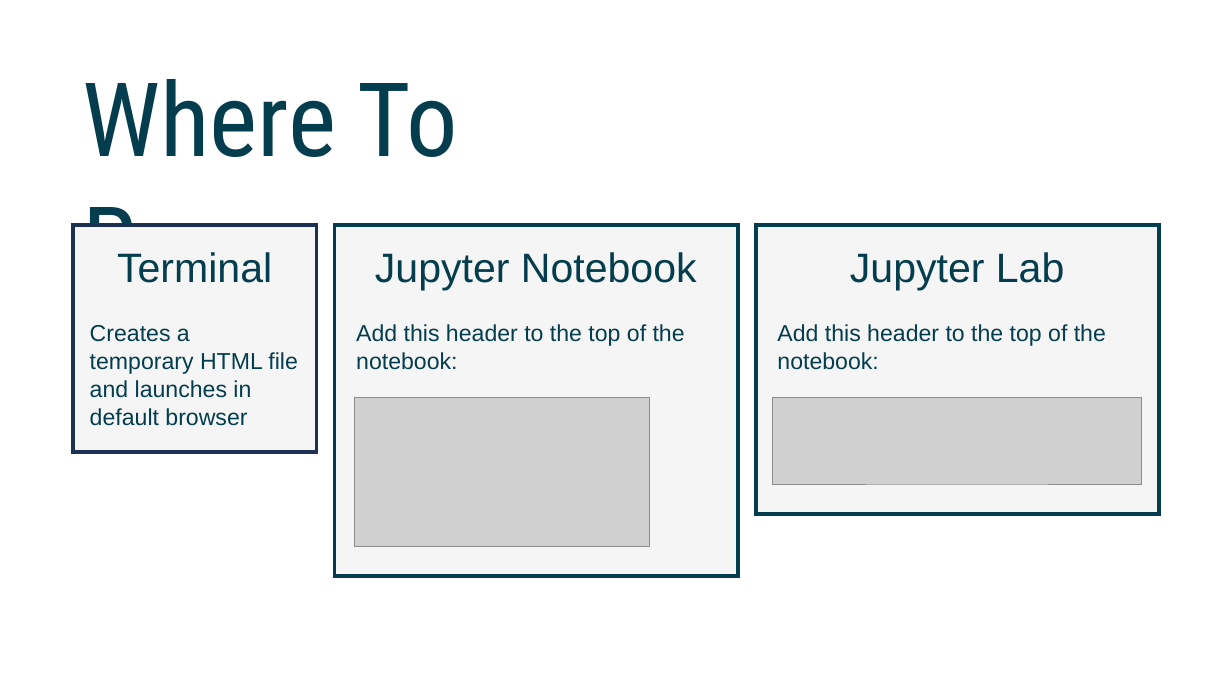
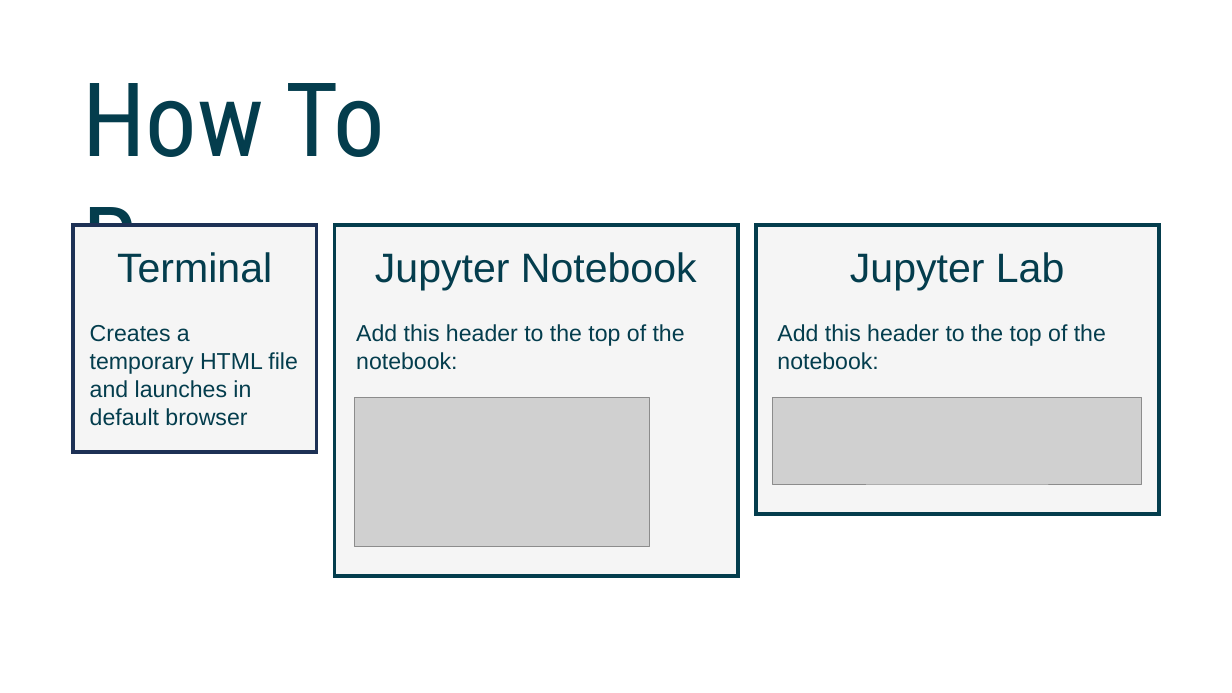
Before and after one commit to kitchensjn/tskit_arg_visualizer, a slide deck: slide 8 of tskit_presentation.pptx (slide 10 before the commit). Drawn at 1232x693 pixels with LibreOffice and Linux fonts; fonts in the diff are those of the drawing; grey boxes stand for pictures. Boxes give left, top, right and bottom in pixels: in the first picture for what was removed or moved away, otherwise in the second. Text is boxed around its words. In the diff, an @@ line names an element or a change of style, - is before the commit and + after.

```diff
--- a/tskit_presentation.pptx
+++ b/tskit_presentation.pptx
@@ text at box(82, 83, 385, 283): text changed @@
-Where To Run
+How To Run
```
Also in this commit, not shown: 4 other slides changed, 1 slide added, 2 other files.
